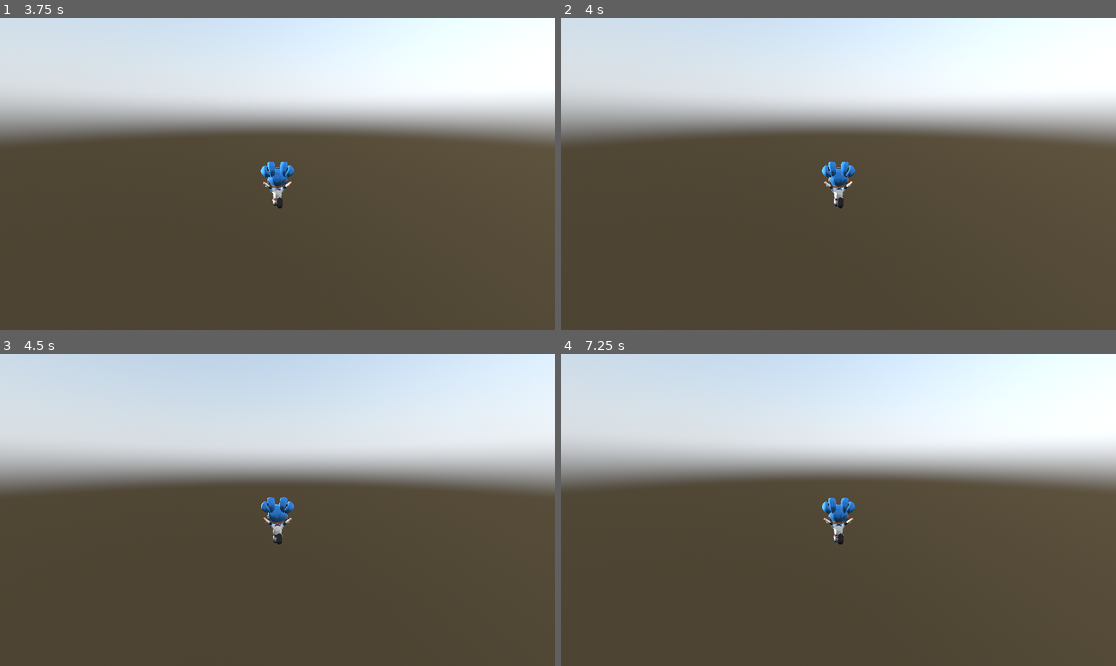
Above: before the commit, frames 1-4 (two rows, left to right).
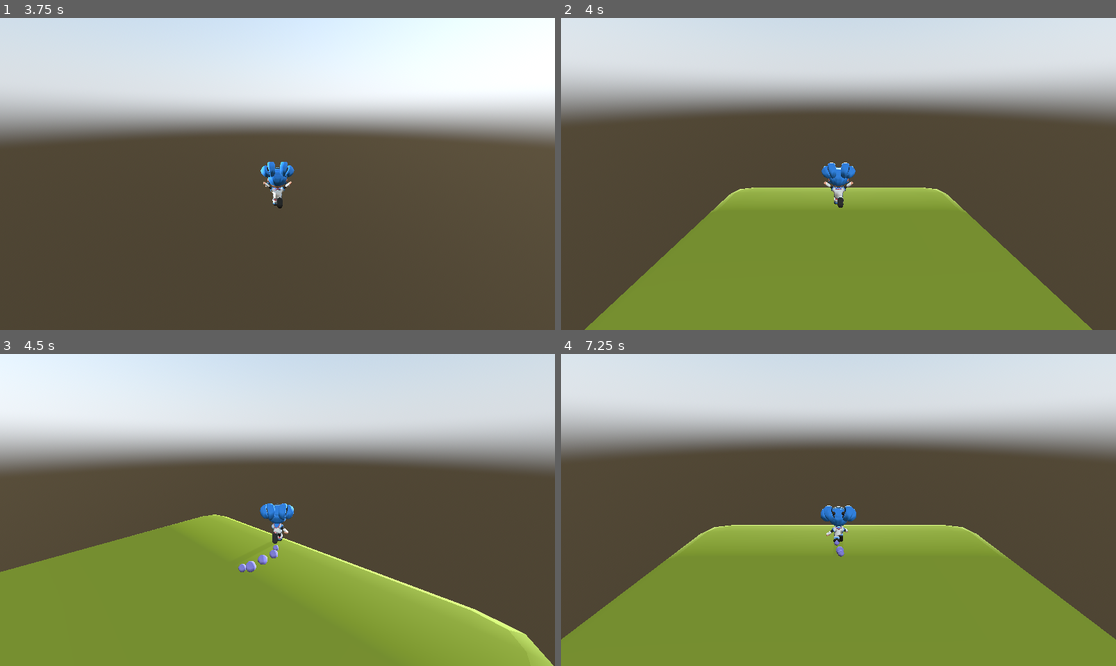
Above: after the commit, the same moments.

Repository: DavidByrneit/3DPlatformerBase
Game: Godot game, scene res://Main.tscn
Two runs of this game, one before a commit and one after it. Both use one fixed random seed, a clock stepped at 60 frames per second and the inputs below.
Inputs (mouse positions are in pixels of both pictures, inside the frame that each line leads up to):
- Up to frame 1 (3.75 s): move the mouse to (399, 158) at 0.52 s; hold D (move_right) 0.53-1.28 s; hold Ctrl (action) 0.53-1.28 s; tap Space (jump) at 0.77, 1.52, 3.02 s; move the mouse to (166, 189) at 1.27 s; hold S (move_down) 1.28-2.03 s; click (166, 189) at 1.35 s; move the mouse to (288, 167) at 2.02 s; hold Ctrl (action) 2.03-2.78 s; hold W (move_up) from 2.03 s (still down); move the mouse to (271, 180) at 2.77 s; click (271, 180) at 2.85 s; move the mouse to (316, 177) at 3.52 s; hold Ctrl (action) from 3.53 s (still down)
- Up to frame 2 (4 s): keep holding W (move_up); keep holding Ctrl (action); tap Space (jump) at 3.77 s
- Up to frame 3 (4.5 s): keep holding W (move_up); move the mouse to (233, 506) at 4.27 s; release Ctrl (action) at 4.28 s; click (233, 506) at 4.35 s
- Up to frame 4 (7.25 s): tap Space (jump) at 4.52, 6.02, 6.77 s; move the mouse to (844, 510) at 5.02 s; hold Ctrl (action) 5.03-5.78 s; move the mouse to (816, 503) at 5.77 s; release W (move_up) at 5.78 s; hold D (move_right) 5.78-6.53 s; click (816, 503) at 5.85 s; tap Enter at 6.5 s; move the mouse to (866, 510) at 6.52 s; hold W (move_up) from 6.53 s (still down); hold Ctrl (action) from 6.53 s (still down)

Frame 1 is identical in both runs. In frame 2, 56% of the frame differs, in the area x 0-100%, y 0-100%; in frame 3, 53%; in frame 4, 63%.

Commit message:
feat: kill floor and spikes

Diff:
--- /dev/null
+++ b/godot/DeathManager.gd
@@ -0,0 +1,4 @@
+extends Area3D
+func _die(group):
+	if group.is_in_group("Hazard"):
+		get_tree().reload_current_scene()
--- a/godot/Level Pieces/Spikes.tscn
+++ b/godot/Level Pieces/Spikes.tscn
@@ -7,7 +7,7 @@
 
 [node name="Spikes" type="Node3D"]
 
-[node name="StaticBody3D" type="StaticBody3D" parent="."]
+[node name="StaticBody3D" type="StaticBody3D" parent="." groups=["Hazard"]]
 
 [node name="CollisionShape3D" type="CollisionShape3D" parent="StaticBody3D"]
 shape = SubResource("ConcavePolygonShape3D_gc35j")
--- a/godot/Main.tscn
+++ b/godot/Main.tscn
@@ -1,7 +1,12 @@
-[gd_scene load_steps=6 format=3 uid="uid://ns3ycg54tfm2"]
+[gd_scene load_steps=9 format=3 uid="uid://ns3ycg54tfm2"]
 
 [ext_resource type="PackedScene" uid="uid://boy3oom8uh5ft" path="res://Level Pieces/Grass.tscn" id="1_glv2v"]
 [ext_resource type="PackedScene" uid="uid://b1ot6gn6tms6h" path="res://Player/Player.tscn" id="2_uu6xs"]
+[ext_resource type="Script" uid="uid://dmabt87pta7hx" path="res://DeathManager.gd" id="3_r0du0"]
+
+[sub_resource type="CapsuleShape3D" id="CapsuleShape3D_cm0pq"]
+radius = 0.813444
+height = 2.27237
 
 [sub_resource type="PhysicalSkyMaterial" id="PhysicalSkyMaterial_uu6xs"]
 
@@ -12,6 +17,9 @@
 background_mode = 2
 sky = SubResource("Sky_uu6xs")
 
+[sub_resource type="BoxShape3D" id="BoxShape3D_r0du0"]
+size = Vector3(835.108, 1, 876.676)
+
 [node name="Main" type="Node2D"]
 
 [node name="Grass" parent="." instance=ExtResource("1_glv2v")]
@@ -21,47 +29,47 @@
 transform = Transform3D(1, 0, 0, 0, 1, 0, 0, 0, 1, 0, 2.41468, 0)
 
 [node name="Skeleton3D" parent="Player3DTemplate/SophiaSkin/sophia/rig" index="0"]
-bones/0/position = Vector3(-0.0244703, 0.496271, -0.00860276)
-bones/0/rotation = Quaternion(0.126295, -0.0741685, -0.00198583, 0.989214)
+bones/0/position = Vector3(-0.0077103, 0.496291, -0.00847325)
+bones/0/rotation = Quaternion(0.125017, -0.0315963, 0.0246865, 0.991344)
 bones/1/rotation = Quaternion(-0.0644765, 2.41678e-09, -4.12252e-09, 0.997919)
 bones/1/scale = Vector3(1, 1, 1)
-bones/2/rotation = Quaternion(-0.0774366, -0.016321, 0.000228281, 0.996864)
-bones/3/rotation = Quaternion(-0.00164561, -0.04885, -0.00111795, 0.998804)
-bones/4/rotation = Quaternion(0.147695, 0.0323832, -0.00368055, 0.988496)
+bones/2/rotation = Quaternion(-0.0773221, -0.0373212, 0.00052467, 0.996307)
+bones/3/rotation = Quaternion(-0.00156602, -0.111538, -0.00255351, 0.993756)
+bones/4/rotation = Quaternion(0.147364, 0.074009, -0.00841164, 0.986274)
 bones/5/rotation = Quaternion(-0.114648, -1.05998e-09, 1.45071e-08, 0.993406)
-bones/6/rotation = Quaternion(-0.0158334, 0.0325873, -0.000516329, 0.999343)
+bones/6/rotation = Quaternion(-0.0157978, 0.0744759, -0.00117995, 0.997097)
 bones/6/scale = Vector3(1, 1, 1)
-bones/7/rotation = Quaternion(0.990737, 0.114281, 0.00990448, 0.0726774)
+bones/7/rotation = Quaternion(0.992815, 0.114581, 0.00544862, 0.0340582)
 bones/7/scale = Vector3(1, 1, 1)
-bones/8/rotation = Quaternion(0.990712, -0.114501, 0.00691833, -0.0730222)
+bones/8/rotation = Quaternion(0.992803, -0.114684, 0.00245614, -0.0344037)
 bones/8/scale = Vector3(1, 1, 1)
-bones/9/rotation = Quaternion(0.841385, -0.0494628, 0.031583, 0.537241)
-bones/10/rotation = Quaternion(0.409507, 0.0166647, -0.0370891, 0.9114)
-bones/11/rotation = Quaternion(0.823255, 0.096439, -0.179527, 0.529831)
+bones/9/rotation = Quaternion(0.842517, -0.0232359, 0.0148366, 0.537964)
+bones/10/rotation = Quaternion(0.409127, -0.0242763, 0.0540293, 0.910553)
+bones/11/rotation = Quaternion(0.819852, 0.122031, -0.19594, 0.523983)
 bones/11/scale = Vector3(1, 1, 1)
-bones/12/rotation = Quaternion(0.409971, 0.00504137, -0.034195, 0.911443)
-bones/13/rotation = Quaternion(0.806285, -0.192235, 0.24037, 0.505147)
+bones/12/rotation = Quaternion(0.408428, -0.0358879, 0.0569132, 0.910307)
+bones/13/rotation = Quaternion(0.81188, -0.167032, 0.224522, 0.512387)
 bones/13/scale = Vector3(1, 1, 1)
-bones/14/rotation = Quaternion(0.409025, 0.0282874, -0.0399771, 0.911208)
-bones/15/rotation = Quaternion(-0.333415, -0.138791, -0.511675, 0.77959)
+bones/14/rotation = Quaternion(0.409806, -0.0126635, 0.0511365, 0.91065)
+bones/15/rotation = Quaternion(-0.349298, -0.091759, -0.399935, 0.842391)
 bones/15/scale = Vector3(1, 1, 1)
-bones/16/rotation = Quaternion(2.98389e-08, 1.23504e-07, 0.0301932, 0.999544)
-bones/17/rotation = Quaternion(-0.358639, 0.0425077, 0.279436, 0.889655)
+bones/16/rotation = Quaternion(4.18169e-08, 1.22325e-07, -0.138144, 0.990412)
+bones/17/rotation = Quaternion(-0.349422, 0.0912872, 0.398797, 0.842931)
 bones/17/scale = Vector3(1, 1, 1)
-bones/18/rotation = Quaternion(8.3199e-09, -1.36093e-07, 0.030193, 0.999544)
-bones/19/rotation = Quaternion(-0.402423, -0.0856228, -0.154604, 0.898233)
-bones/20/rotation = Quaternion(-2.33593e-07, -1.72485e-08, 0.0301931, 0.999544)
-bones/21/rotation = Quaternion(-0.410512, -0.0274792, -0.0964603, 0.906322)
-bones/22/rotation = Quaternion(-1.89249e-07, 2.33209e-08, 0.0301932, 0.999544)
+bones/18/rotation = Quaternion(4.52858e-08, -9.04959e-08, -0.138144, 0.990412)
+bones/19/rotation = Quaternion(-0.410363, -0.0296288, -0.0299668, 0.910948)
+bones/20/rotation = Quaternion(-1.92985e-07, -5.46337e-08, -0.138144, 0.990412)
+bones/21/rotation = Quaternion(-0.410402, 0.0290747, 0.0287367, 0.910988)
+bones/22/rotation = Quaternion(-1.44895e-07, -5.86628e-09, -0.138144, 0.990412)
 bones/23/rotation = Quaternion(-0.579757, -0.382617, -0.396489, 0.600235)
-bones/24/rotation = Quaternion(-0.274752, 0.644713, -0.447474, 0.555538)
+bones/24/rotation = Quaternion(-0.155248, 0.616078, -0.546796, 0.545308)
 bones/24/scale = Vector3(1, 1, 1)
 bones/25/position = Vector3(-2.84344e-08, 0.0693518, 7.45058e-09)
-bones/25/rotation = Quaternion(9.46287e-09, 0.000631605, -1.69404e-08, 1)
-bones/26/rotation = Quaternion(0.214124, 0.000631737, -0.000129503, 0.976806)
-bones/27/rotation = Quaternion(-1.04145e-07, -0.00151263, -2.53573e-08, 0.999999)
+bones/25/rotation = Quaternion(3.64316e-08, -0.0334323, -2.36237e-07, 0.999441)
+bones/26/rotation = Quaternion(0.413023, -0.0338502, 0.0153641, 0.909962)
+bones/27/rotation = Quaternion(-1.25056e-07, 0.000652529, 5.12403e-08, 1)
 bones/28/position = Vector3(2.54637e-08, 0.0641197, 1.70021e-08)
-bones/28/rotation = Quaternion(-0.0679116, -0.00156783, 0.0518688, 0.996341)
+bones/28/rotation = Quaternion(0.0240163, 0.000826084, 0.0518506, 0.998366)
 bones/28/scale = Vector3(1, 1, 1)
 bones/29/rotation = Quaternion(0.152207, 0.687514, 0.0919657, 0.70406)
 bones/29/scale = Vector3(1, 1, 1)
@@ -92,13 +100,13 @@
 bones/46/scale = Vector3(1, 1, 1)
 bones/47/rotation = Quaternion(0.514301, -3.90808e-05, -7.17982e-05, 0.85761)
 bones/48/rotation = Quaternion(-0.579758, 0.382616, 0.396489, 0.600235)
-bones/49/rotation = Quaternion(-0.27084, -0.643882, 0.451381, 0.555263)
+bones/49/rotation = Quaternion(-0.371631, -0.662078, 0.33068, 0.56053)
 bones/49/scale = Vector3(1, 1, 1)
-bones/50/rotation = Quaternion(1.45781e-07, 0.000622617, -3.11521e-07, 1)
-bones/51/rotation = Quaternion(0.301748, 0.000622745, -0.00019846, 0.953387)
-bones/52/rotation = Quaternion(-5.38841e-08, -0.00151224, -4.77586e-08, 0.999999)
+bones/50/rotation = Quaternion(1.38933e-08, -0.0342243, -3.47452e-08, 0.999414)
+bones/51/rotation = Quaternion(0.256013, -0.0349098, 0.00925204, 0.965998)
+bones/52/rotation = Quaternion(8.38342e-08, 0.000652798, -2.94323e-07, 1)
 bones/53/position = Vector3(4.31197e-08, 0.0641198, -9.50838e-08)
-bones/53/rotation = Quaternion(0.0627951, -0.00183627, -0.0518428, 0.996677)
+bones/53/rotation = Quaternion(-0.029142, 0.000557124, -0.0518612, 0.998229)
 bones/53/scale = Vector3(1, 1, 1)
 bones/55/rotation = Quaternion(0.634935, 0.0809939, 0.129391, 0.757335)
 bones/56/rotation = Quaternion(0.422333, 0.037719, -0.0164492, 0.905506)
@@ -138,27 +146,27 @@
 bones/78/rotation = Quaternion(-0.0301015, -9.41682e-09, 5.13173e-09, 0.999547)
 bones/79/rotation = Quaternion(-0.152455, -0.79333, -0.285504, 0.515628)
 bones/80/rotation = Quaternion(-0.152455, 0.79333, 0.285504, 0.515628)
-bones/81/rotation = Quaternion(0.956749, 0.159205, -0.0637847, 0.234981)
+bones/81/rotation = Quaternion(0.968347, 0.0992058, -0.0542366, 0.222531)
 bones/81/scale = Vector3(1, 1, 0.999999)
 bones/82/position = Vector3(4.02629e-09, 0.0942519, -2.73391e-08)
-bones/82/rotation = Quaternion(-8.67524e-09, -0.0495223, -2.3973e-08, 0.998773)
-bones/83/rotation = Quaternion(0.31673, -0.0491235, 0.0164282, 0.947101)
+bones/82/rotation = Quaternion(5.50351e-09, -0.0564986, 1.2391e-08, 0.998403)
+bones/83/rotation = Quaternion(0.269384, -0.0564992, 0.0158303, 0.961244)
 bones/84/position = Vector3(1.7517e-09, 0.0925612, 1.02773e-08)
-bones/84/rotation = Quaternion(3.40383e-08, -0.0779258, 1.61802e-08, 0.996959)
-bones/85/rotation = Quaternion(-0.532277, -0.0430026, 0.139584, 0.833875)
+bones/84/rotation = Quaternion(4.74322e-08, -0.0544258, 7.21322e-09, 0.998518)
+bones/85/rotation = Quaternion(-0.532161, -0.0193636, 0.107189, 0.839607)
 bones/85/scale = Vector3(1, 1, 1)
 bones/86/position = Vector3(-2.67091e-08, 0.224084, 3.77875e-08)
-bones/86/rotation = Quaternion(3.26031e-05, 0.932955, -0.359992, -1.18932e-05)
+bones/86/rotation = Quaternion(3.45034e-05, 0.938464, -0.345379, -1.1994e-05)
 bones/86/scale = Vector3(1, 1, 1)
-bones/87/rotation = Quaternion(0.977005, -0.0454359, 0.0455639, 0.203276)
+bones/87/rotation = Quaternion(0.962738, -0.110318, 0.0559718, 0.240484)
 bones/87/scale = Vector3(1, 1, 0.999999)
 bones/88/position = Vector3(-1.59564e-08, 0.0947332, 5.93381e-10)
-bones/88/rotation = Quaternion(-5.19744e-08, 0.0617518, 3.88999e-08, 0.998092)
-bones/89/rotation = Quaternion(0.191855, 0.0620829, -0.0121619, 0.979382)
-bones/90/rotation = Quaternion(-7.11282e-08, -0.00797396, -2.26413e-08, 0.999968)
-bones/91/rotation = Quaternion(-0.545085, -0.0429804, -0.0546725, 0.835491)
+bones/88/rotation = Quaternion(1.60722e-08, 0.0556732, -1.69493e-08, 0.998449)
+bones/89/rotation = Quaternion(0.274789, 0.0556795, -0.0159414, 0.959759)
+bones/90/rotation = Quaternion(3.48666e-08, 0.0149759, -3.89997e-08, 0.999888)
+bones/91/rotation = Quaternion(-0.563575, -0.019782, -0.07499, 0.822416)
 bones/91/scale = Vector3(1, 1, 1)
-bones/92/rotation = Quaternion(-1.09049e-05, 0.952482, -0.304594, 2.79726e-06)
+bones/92/rotation = Quaternion(-1.99945e-05, 0.947626, -0.319383, 6.0427e-06)
 bones/92/scale = Vector3(1, 1, 1)
 
 [node name="RemoteTransform3D" parent="Player3DTemplate/CameraPivot/SpringArm3D" index="0"]
@@ -166,6 +174,13 @@
 
 [node name="Camera3D" type="Camera3D" parent="Player3DTemplate"]
 transform = Transform3D(-1, 2.1052e-08, -1.40279e-07, -3.23484e-08, 0.929023, 0.370022, 1.38112e-07, 0.370022, -0.929023, 0, 1.43385, 0)
+
+[node name="Area3D" type="Area3D" parent="Player3DTemplate"]
+script = ExtResource("3_r0du0")
+
+[node name="CollisionShape3D" type="CollisionShape3D" parent="Player3DTemplate/Area3D"]
+transform = Transform3D(1, 0, 0, 0, 1, 0, 0, 0, 1, 0, 0.973687, 0)
+shape = SubResource("CapsuleShape3D_cm0pq")
 
 [node name="Lighting" type="Node3D" parent="."]
 
@@ -183,5 +198,13 @@
 shadow_opacity = 0.5
 sky_mode = 1
 
+[node name="StaticBody3D" type="StaticBody3D" parent="." groups=["Hazard"]]
+transform = Transform3D(1, 0, 0, 0, 1, 0, 0, 0, 1, 0, -47.7045, 0)
+
+[node name="CollisionShape3D" type="CollisionShape3D" parent="StaticBody3D"]
+shape = SubResource("BoxShape3D_r0du0")
+
+[connection signal="body_entered" from="Player3DTemplate/Area3D" to="Player3DTemplate/Area3D" method="_die"]
+
 [editable path="Player3DTemplate"]
 [editable path="Player3DTemplate/SophiaSkin/sophia"]
--- a/godot/project.godot
+++ b/godot/project.godot
@@ -23,6 +23,10 @@
 folder_colors={
 "res://Level Pieces/": "yellow"
 }
+
+[global_group]
+
+Hazard=""
 
 [input]
 
Not shown, added: godot/DeathManager.gd.uid
